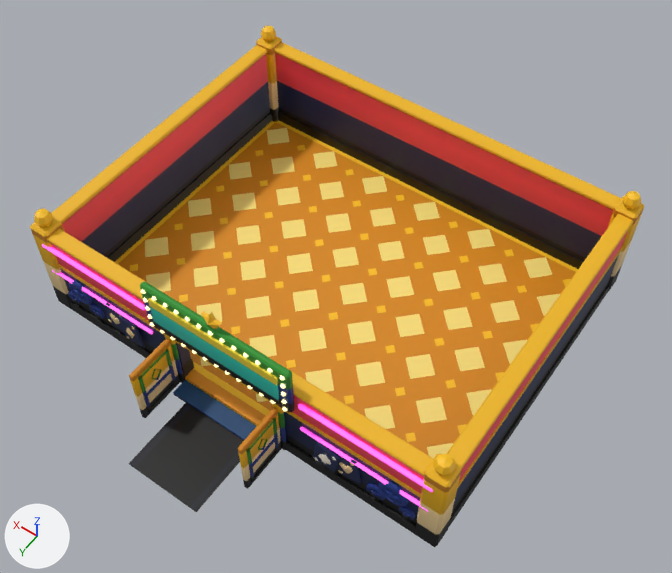
The FBX model models/fbx/CasinoTier1.fbx: old version first, new version second.
Rendered twice from a 50 mm camera at (-0.425, 0.604, 0.953) aimed at (-0.032, 0.053, 0.088). Every picture has the same lights, and +X, +Y and +Z are marked at lower left. The first picture is the older version. Where no turn or scale is listed for an object, it has been applied to the vertices. Vertices at exactly the same position are counted once.

Before the edit, the objects in view are built like this:
```python
ob_bulbs = bpy.data.objects.new('Bulbs', me_bulbs)
ob_bulbs.location = (0.0, 0.0, 0.0)
ob_door = bpy.data.objects.new('Door', me_door)
ob_door.location = (0.0, 0.0, 0.0)
ob_floor = bpy.data.objects.new('Floor', me_floor)
ob_floor.location = (0.0, 0.0, 0.0)
ob_neonstrip = bpy.data.objects.new('NeonStrip', me_neonstrip)
ob_neonstrip.location = (0.0, 0.0, 0.0)
ob_signboard = bpy.data.objects.new('SignBoard', me_signboard)
ob_signboard.location = (0.0, 0.0, 0.0)
ob_walls = bpy.data.objects.new('Walls', me_walls)
ob_walls.location = (0.0, 0.0, 0.0)
```
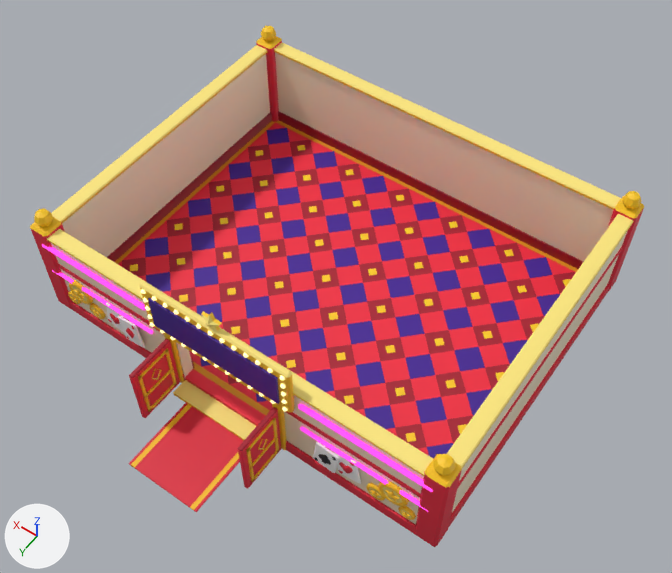
Changed parts and their boxes (x1, y1, x2, y2) in the pictures (672 x 573 px):
'NeonStrip', recoloured: (42, 244, 433, 512) in both
'Bulbs', recoloured: (141, 289, 287, 412) in both
part 1 of me_walls, surface changed (lighter): (30, 36, 644, 547) in both
part 2 of me_floor, surface changed (orange to red): (115, 120, 578, 512) in both
part 3 of me_signboard, surface changed: (140, 282, 294, 412) in both
part 4 of me_door, surface changed: (129, 333, 286, 488) in both

Diff of the bpy script that builds the scene:
```diff
--- a/models/fbx/CasinoTier1.fbx.py
+++ b/models/fbx/CasinoTier1.fbx.py
@@ mat_casinopaletteneon @@
+mat_casinopaletteneon = bpy.data.materials.new('CasinoPaletteNeon')
+# uses the picture img_casinopalette_png
@@ me_signboard @@
 me_signboard.from_pydata(...)  # 61 vertices, 94 faces; spans x -0.1..0.1, y 0.22..0.231, z 0.104..0.199
 # used by ob_signboard; location = (0.0, 0.0, 0.0)
+# me_signboard part 3: texture (UV) coordinates of 94 of 94 faces, centred in x -0.1..0.1, y 0.22..0.231, z 0.104..0.196, changed; they spanned u 0.0..0.04, v 0.08..0.92 and now span u 0.02..0.17, v 0.78..0.97
 me_signboard.materials.append(mat_casinopalette)
@@ me_walls @@
 me_walls.from_pydata(...)  # 1374 vertices, 2231 faces; spans x -0.284..0.284, y -0.224..0.23, z 0.0..0.166
 # used by ob_walls; location = (0.0, 0.0, 0.0)
+# me_walls part 1: texture (UV) coordinates of 2231 of 2231 faces, centred in x -0.284..0.284, y -0.224..0.229, z 0.0..0.164, changed; they spanned u 0.0..0.15, v 0.08..0.92 and now span u 0.02..0.61, v 0.78..0.97
 me_walls.materials.append(mat_casinopalette)
@@ me_floor @@
 me_floor.from_pydata(...)  # 646 vertices, 800 faces; spans x -0.265..0.265, y -0.205..0.34, z 0.0..0.01
 # used by ob_floor; location = (0.0, 0.0, 0.0)
+# me_floor part 2: texture (UV) coordinates of 800 of 800 faces, centred in x -0.262..0.262, y -0.202..0.34, z 0.001..0.01, changed; they spanned u 0.0..0.09, v 0.08..0.92 and now span u 0.02..0.36, v 0.78..0.97
 me_floor.materials.append(mat_casinopalette)
@@ me_neonstrip @@
 me_neonstrip.from_pydata(...)  # 96 vertices, 168 faces; spans x -0.27..0.27, y 0.22..0.226, z 0.072..0.124
-me_neonstrip.materials.append(mat_neon_neonpink)  # pink #ff88ea, glowing pink #ff3fd2
+me_neonstrip.materials.append(mat_casinopaletteneon)
@@ me_bulbs @@
 me_bulbs.from_pydata(...)  # 416 vertices, 576 faces; spans x -0.096..0.096, y 0.229..0.232, z 0.107..0.173
-me_bulbs.materials.append(mat_neon_bulb)  # beige #fff9d3, glowing beige #fff2a6
+me_bulbs.materials.append(mat_casinopaletteneon)
@@ me_door @@
 me_door.from_pydata(...)  # 280 vertices, 498 faces; spans x -0.084..0.084, y 0.22..0.287, z 0.0..0.104
 # used by ob_door; location = (0.0, 0.0, 0.0)
+# me_door part 4: texture (UV) coordinates of 498 of 498 faces, centred in x -0.084..0.084, y 0.22..0.287, z 0.0..0.104, changed; they spanned u 0.0..0.09, v 0.08..0.92 and now span u 0.02..0.36, v 0.78..0.97
 me_door.materials.append(mat_casinopalette)
```
